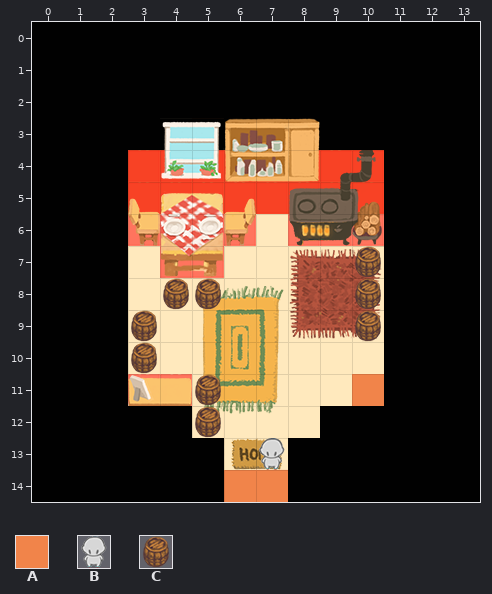
A Tiled map gets an edit: build01/assets/tileset/level1.tmx. That is the earlier state.
Cells are 32x32 px. Shown: x 0..13, y 0..14.
Key: from "tiles-lvl1-32x32": A 1, B 49, C 56.
_ is an empty cell.
Objects are placed by their top-left corner, in cells (3,4 is the top-left corner of cell 3,4); size is 1x1 cell unless given.
Layers that did not change in this view are not listed.
Objects on layer "objectsLayer" before:
C "pot" at 10,7
C "pot" at 4,8
C "pot" at 5,8
C "pot" at 10,8
C "pot" at 3,9
C "pot" at 10,9
C "pot" at 3,10
C "pot" at 5,11
C "pot" at 5,12
B at 7,13
B at 7,13
And afterwards:
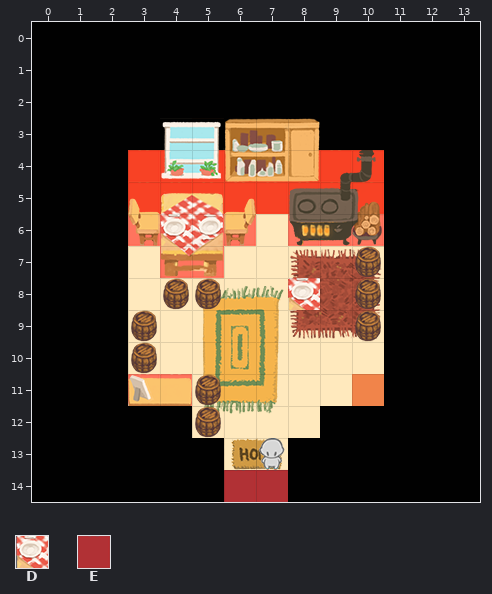
Further tiles: from "tiles-lvl1-32x32": D 32, E 57.
See-through tiles are keyed as they look on the map.
Commit: item pick up and level trigger
From old to new:
Changed rows in their new state; . is an unchanged cell.
Layer "objectsLayer":
added: D at 8,8
added: D at 8,8
added: D at 8,8
added: D at 8,8
added: D at 8,8
Layer "levelExitLayer":
first column x 6:
14 EE
Where, in picture pixels (left, top, right, bottom), the same in both pictures:
added: (288, 278, 320, 310)
changed: (224, 470, 288, 502)
